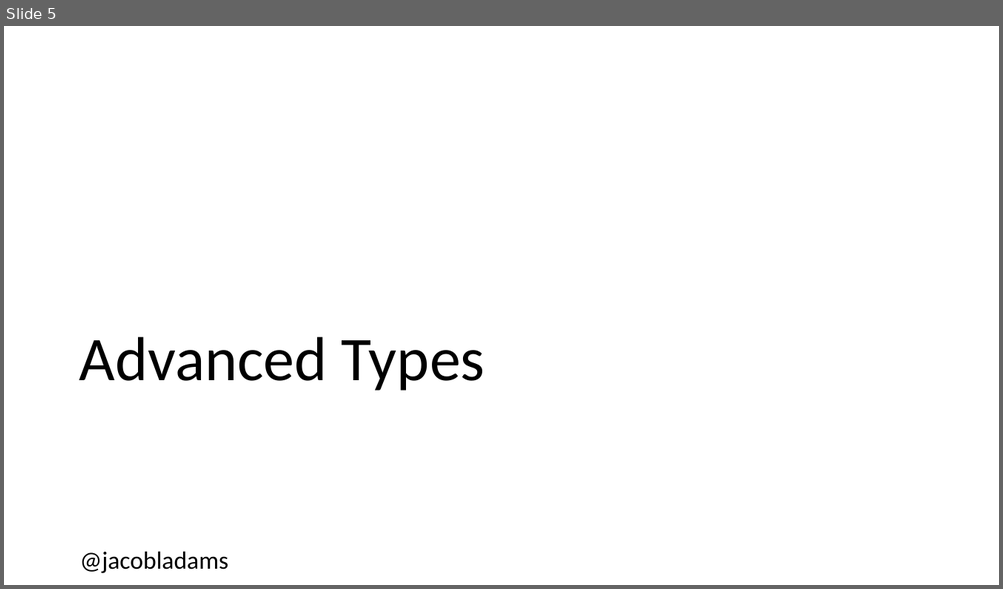
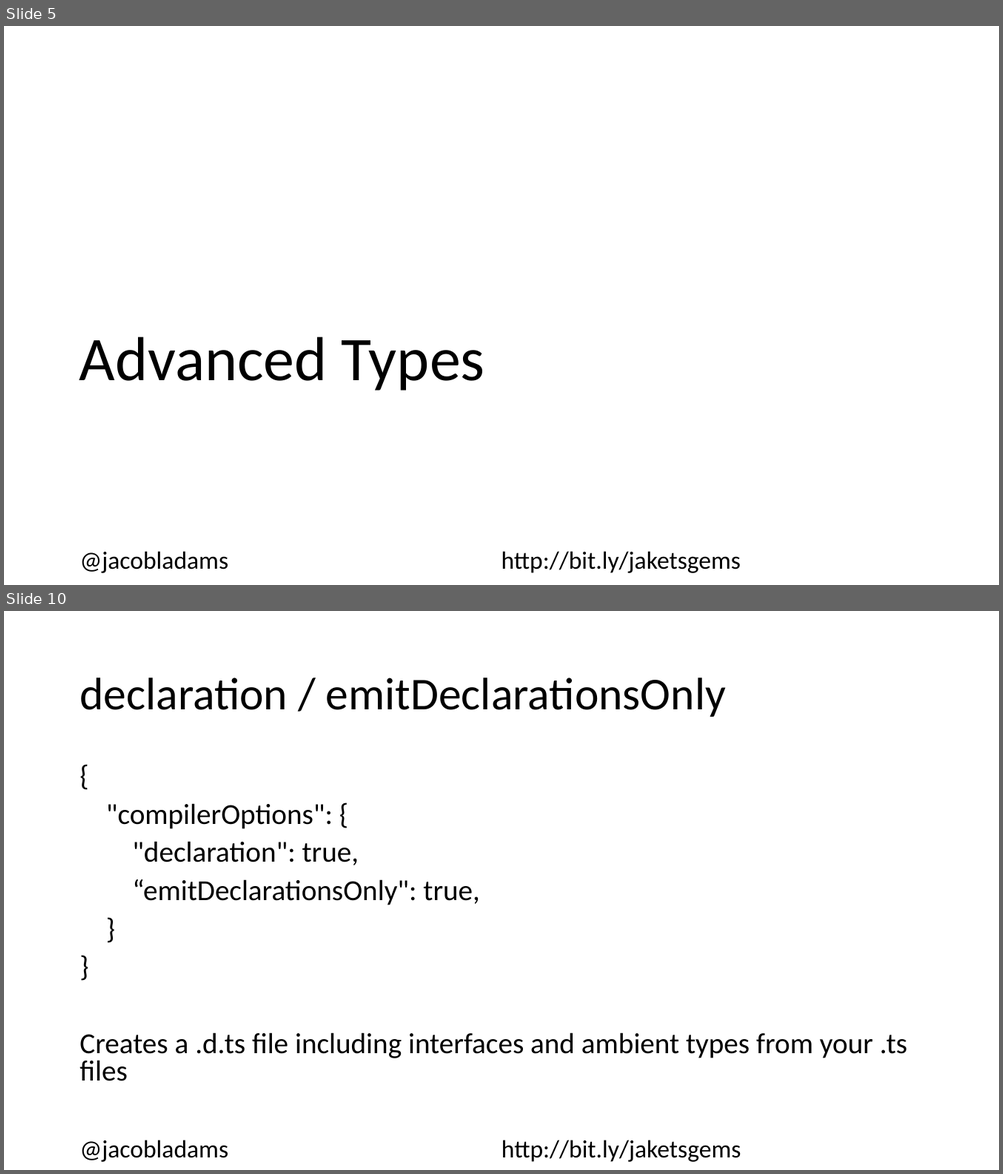
Before and after one commit to jacobladams/hidden-gems-in-typescript-presentation, a slide deck: Hidden Gems In TypeScript.pptx. Shown one above the other, each under a label of ours: slide 5 before the commit, slides 5 and 10 after it; the slides between them are not shown. The pictures are 1003x589 and 1003x1174 pixels, drawn with LibreOffice and Linux fonts; fonts in the diff are those of the drawing. Boxes give left, top, right and bottom in pixels: in the first picture for what was removed or moved away, otherwise in the second. Text is boxed around its words. In the diff, an @@ line names an element or a change of style, - is before the commit and + after.

```diff
--- a/Hidden Gems In TypeScript.pptx
+++ b/Hidden Gems In TypeScript.pptx
@@ slide 10 added at (4, 611, 999, 1170), background #FFFFFF @@
@@ title added at (79, 678, 726, 717), 44 pt, text #000000 @@
+declaration / emitDeclarationsOnly
@@ text added at (79, 803, 907, 1082), 28 pt, text #000000 @@
+{
+"compilerOptions": {
+"declaration": true,
+“emitDeclarationsOnly": true,
+}
+}
+Creates a .d.ts file including interfaces and ambient types from your .ts files
@@ text added at (79, 1140, 741, 1162), 24 pt, text #000000 @@
+@jacobladams http://bit.ly/jaketsgems
@@ slide 5 changed as well @@
@@ text "@jacobladams http://bit.ly/jaketsgems" at (79, 551, 741, 574): columns 1 to 2 @@
@@ text at (79, 551, 741, 574): text changed @@
-@jacobladams
+@jacobladams http://bit.ly/jaketsgems
```
Also in this commit, not shown: 4 other slides changed, 6 other slides added.
